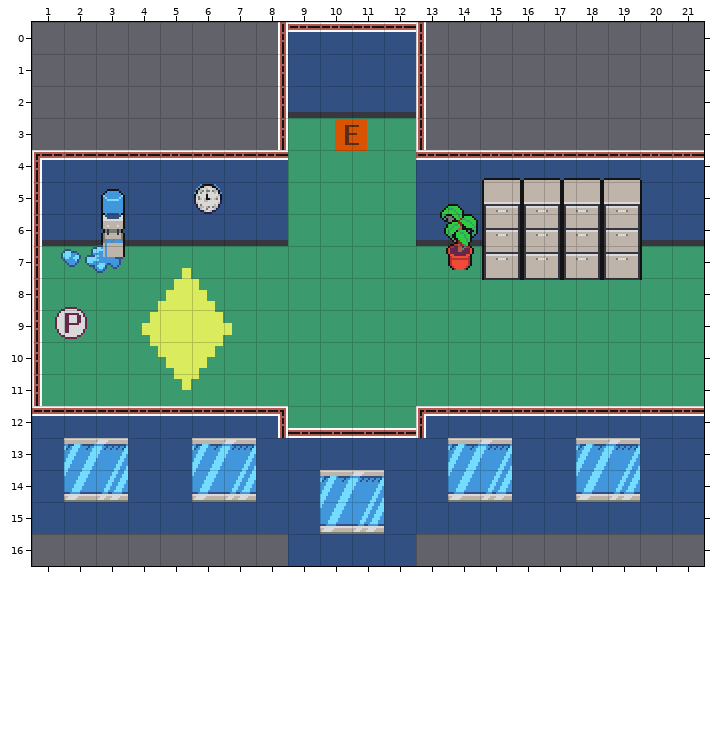
Tiled map -- project/map/level0.tmx. The picture above was drawn from the file before the commit.
Cells are 16x16 px. Shown: x 1..21, y 0..16.
After the commit:
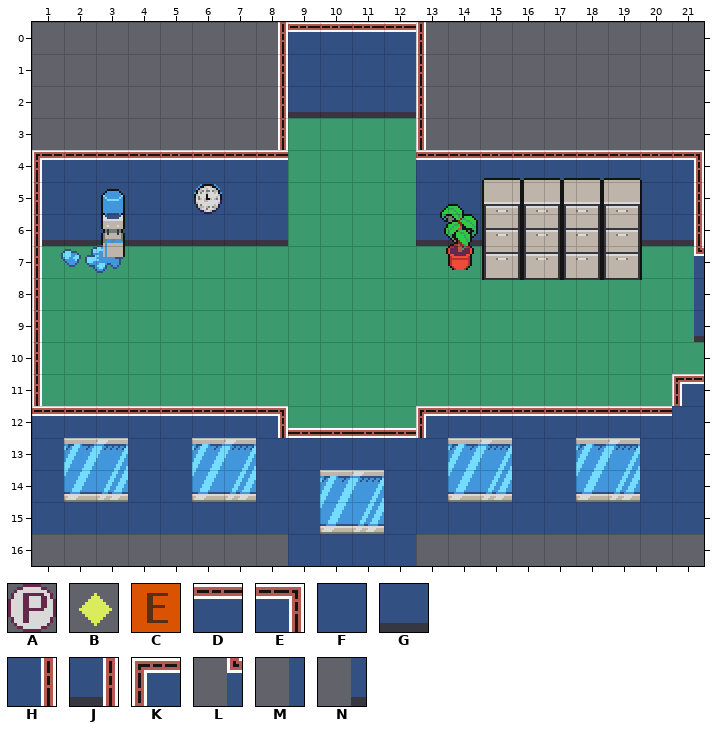
Key: from "GGJ_background": A 179, B 218, C 219, D 384, E 385, F 424, G 464, H 471, J 511, K 548, L 551, M 591, N 631.
_ is an empty cell.
Objects are placed by their top-left corner, in cells (3,4 is the top-left corner of cell 3,4); size is 1x1 cell unless given.
Commit message: updating all maps for working collisions and working spawner position
Changes in this commit:
Layer "tileLayerWalls":
The author changed tile D to tile E in row 4 at x 21.
The author changed tile D to tile F in row 12 at x 21.
The author changed tile F to tile H in row 5 at x 21.
The author changed tile G to tile J in row 6 at x 21.
Tile K now appears in row 11 at x 21.
Tile L now appears in row 7 at x 21.
Tile M now appears in row 8 at x 21.
Tile N now appears in row 9 at x 21.
Layer "objLayer" (now hidden):
Object C "ennemySpawner" at 10.5,3 is removed.
Object A "Player" at 1.7,8.9 is removed.
Object B "triggerDialog" at 3.7,6.7 size 4.1x5.5 is removed.
